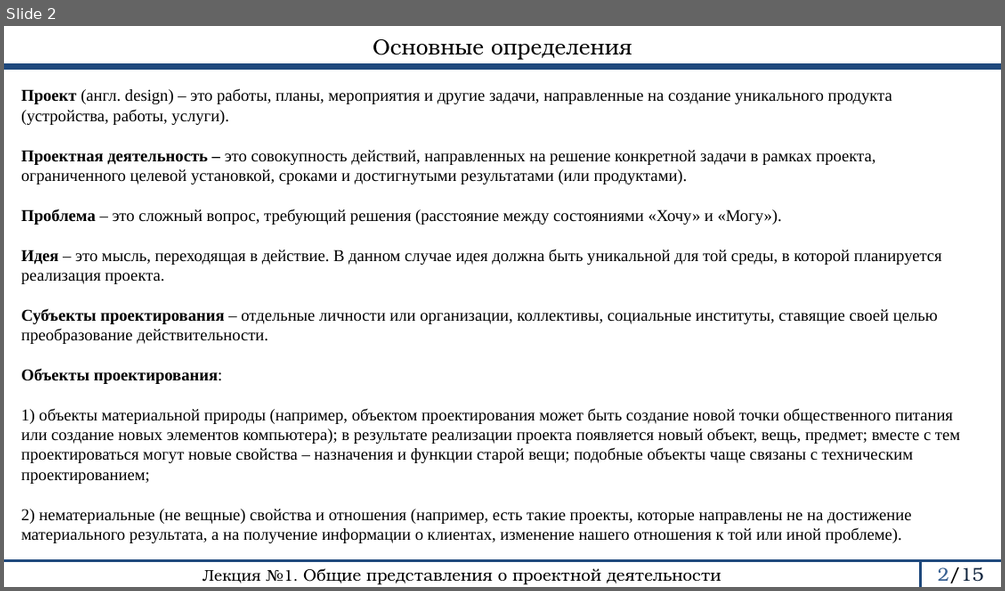
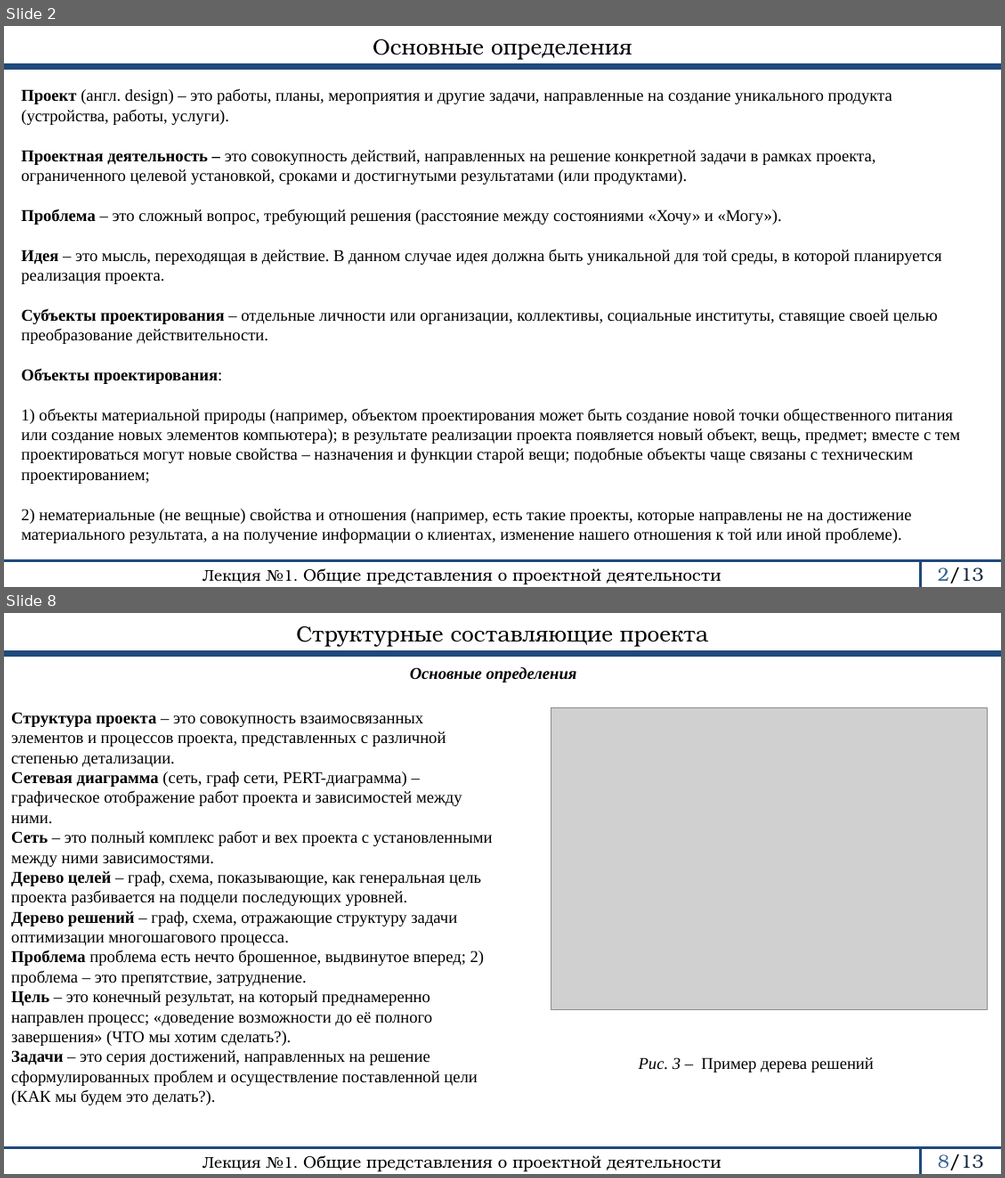
Before and after one commit to rustam-mansurov/cats, a slide deck: Лекции/ОПД/ОПД_2024_МансуровРР/Лекции/ОПД 1 лекция.pptx. Shown one above the other, each under a label of ours: slide 2 before the commit, slides 2 and 8 after it; the slides between them are not shown. The pictures are 1005x591 and 1005x1178 pixels, drawn with LibreOffice and Linux fonts; fonts in the diff are those of the drawing; grey boxes stand for pictures. Boxes give left, top, right and bottom in pixels: in the first picture for what was removed or moved away, otherwise in the second. Text is boxed around its words. In the diff, an @@ line names an element or a change of style, - is before the commit and + after.

```diff
--- a/Лекции/ОПД/ОПД_2024_МансуровРР/Лекции/ОПД 1 лекция.pptx
+++ b/Лекции/ОПД/ОПД_2024_МансуровРР/Лекции/ОПД 1 лекция.pptx
@@ slide 8 added at [4,613,1001,1174], background #FFFFFF @@
@@ text added at [296,626,708,647], 21 pt, text #000000 @@
+Структурные составляющие проекта
@@ line added from (4, 653) to (1001, 653), #1F497D 6 pt @@
@@ text added at [410,667,577,682], 16 pt, text #000000, bold, italic @@
+Основные определения
@@ text added at [11,712,493,1105], 16 pt, text #000000 @@
+Структура проекта – это совокупность взаимосвязанных элементов и процессов проекта, представленных с различной степенью детализации.
+Сетевая диаграмма (сеть, граф сети, PERT-диаграмма) – графическое отображение работ проекта и зависимостей между ними.
+Сеть – это полный комплекс работ и вех проекта с установленными между ними зависимостями.
+Дерево целей – граф, схема, показывающие, как генеральная цель проекта разбивается на подцели последующих уровней.
+Дерево решений – граф, схема, отражающие структуру задачи оптимизации многошагового процесса.
+Проблема проблема есть нечто брошенное, выдвинутое вперед; 2) проблема – это препятствие, затруднение.
+Цель – это конечный результат, на который преднамеренно направлен процесс; «доведение возможности до её полного завершения» (ЧТО мы хотим сделать?).
+Задачи – это серия достижений, направленных на решение сформулированных проблем и осуществление поставленной цели (КАК мы будем это делать?).
@@ picture added at [551,708,988,1009] @@
@@ text added at [639,1057,874,1072], 16 pt, text #000000 @@
+Рис. 3 – Пример дерева решений
@@ line added from (4, 1148) to (1001, 1148), #1F497D 2.25 pt @@
@@ text added at [202,1155,721,1172], 16 pt, text #000000 @@
+Лекция №1. Общие представления о проектной деятельности
@@ line added from (921, 1174) to (921, 1148), #1F497D 2.25 pt @@
@@ page number added at [938,1154,984,1170], 18 pt, text #0F243E @@
+8/13
@@ page number at [938,567,984,583]: text changed @@
-2/15
+2/13
```
Also in this commit, not shown: 7 slides changed, 3 other slides added, 7 slides removed, 6 other files.
